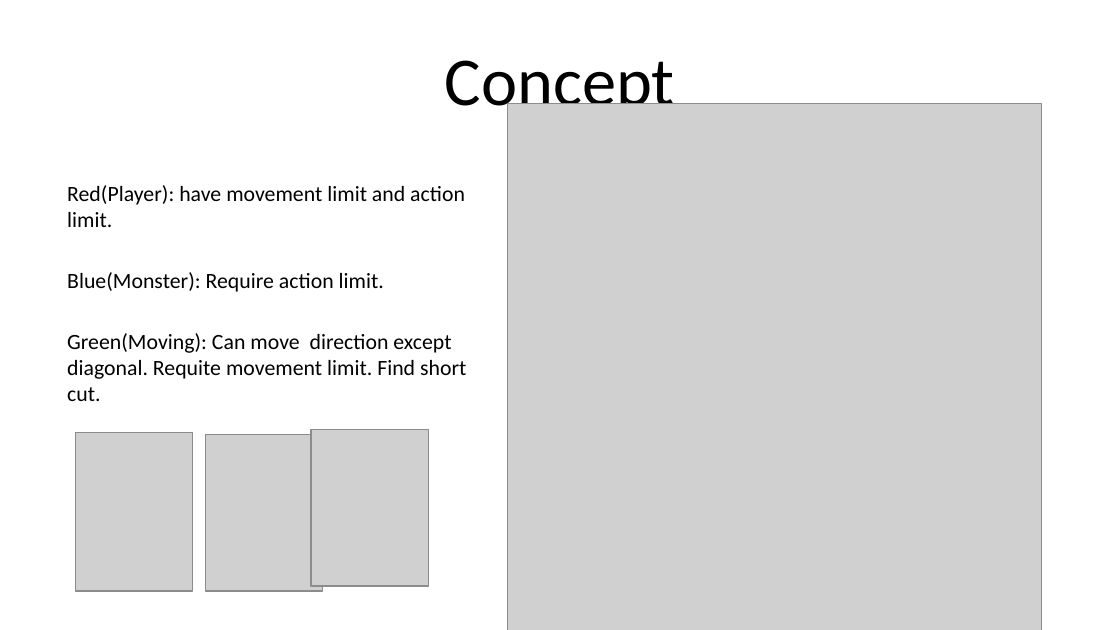
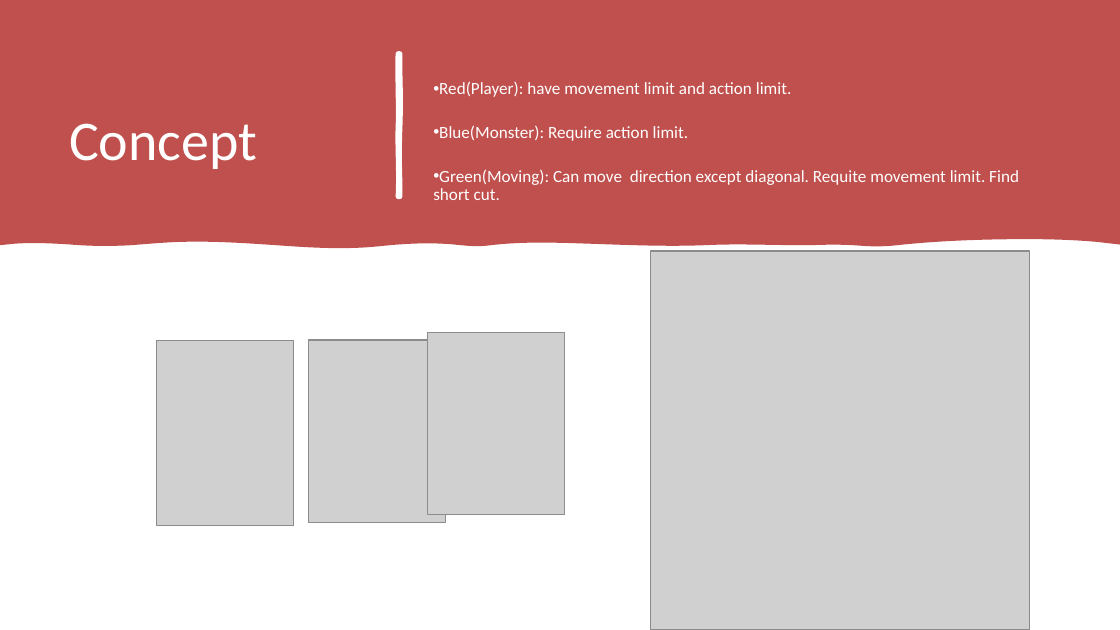
Before and after one commit to yeongrin/Yeongrin_J_AGA312-Rapid-Prototyping-June-24, a slide deck: slide 4 of AGA312 Assessment 2 Template.pptx. Drawn at 1120x630 pixels with LibreOffice and Linux fonts; fonts in the diff are those of the drawing; grey boxes stand for pictures. Boxes give left, top, right and bottom in pixels: in the first picture for what was removed or moved away, otherwise in the second. Text is boxed around its words. In the diff, an @@ line names an element or a change of style, - is before the commit and + after.

Commit message:
Week11/Wednseday
[Add]
- Player movement
- Enemy and obstacle
- Set the Movement limit and Action limit

[Fix]
- Set the non-moving space

```diff
--- a/AGA312 Assessment 2 Template.pptx
+++ b/AGA312 Assessment 2 Template.pptx
@@ freeform shape added at (x1=0, y1=0, x2=1120, y2=249), fill #C0504D @@
@@ freeform shape added at (x1=398, y1=54, x2=399, y2=196), fill #FFFFFF, outline #FFFFFF 3.25 pt @@
@@ title "Concept" moved from (x1=445, y1=60, x2=675, y2=121) to (x1=69, y1=123, x2=257, y2=169) @@
@@ title "Concept" at (x1=69, y1=123, x2=257, y2=169): size 44 to 36 pt, text colour #000000 to #FFFFFF; alignment centre to left; line spacing 1 to 0.9 @@
@@ text "Red(Player): have movement limit and ..." moved from (x1=67, y1=185, x2=466, y2=401) to (x1=433, y1=81, x2=1019, y2=200) @@
@@ text "Red(Player): have movement limit and ..." at (x1=433, y1=81, x2=1019, y2=200): size 14 to 11 pt, text colour #000000 to #FFFFFF; bullet none to •; line spacing 1 to 0.9; vertical alignment top to middle @@
@@ picture resized from (x1=507, y1=103, x2=1042, y2=630) to (x1=651, y1=251, x2=1029, y2=629) @@
@@ picture resized from (x1=75, y1=432, x2=193, y2=591) to (x1=157, y1=340, x2=293, y2=525) @@
@@ picture resized from (x1=206, y1=435, x2=324, y2=591) to (x1=309, y1=340, x2=446, y2=523) @@
@@ picture resized from (x1=311, y1=430, x2=429, y2=587) to (x1=428, y1=333, x2=564, y2=515) @@
```
Also in this commit, not shown: 5 other slides changed, 25 other files.
